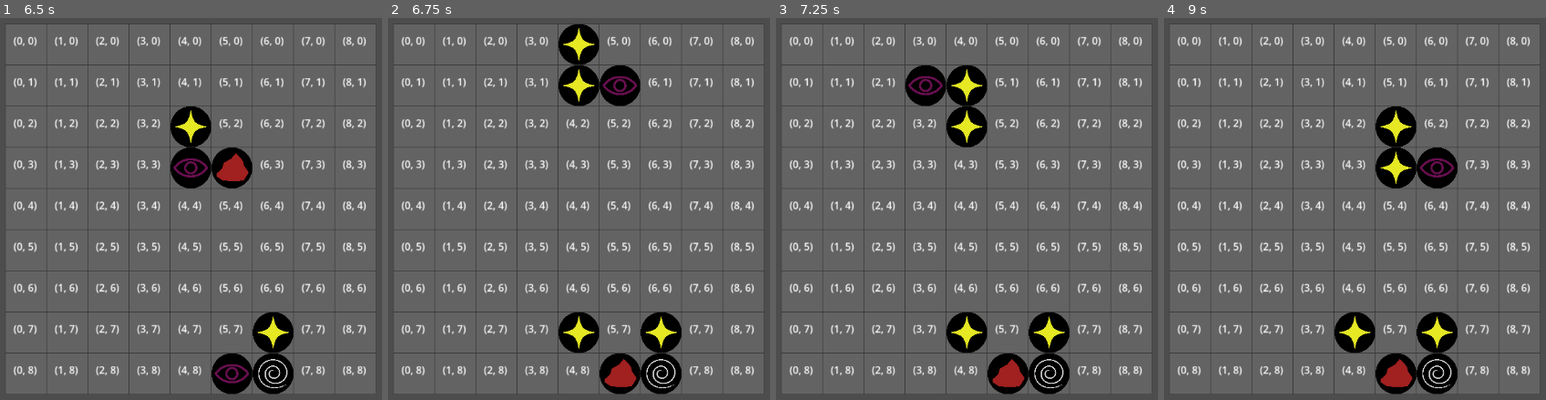
Above: before the commit, frames 1-4 (left to right).
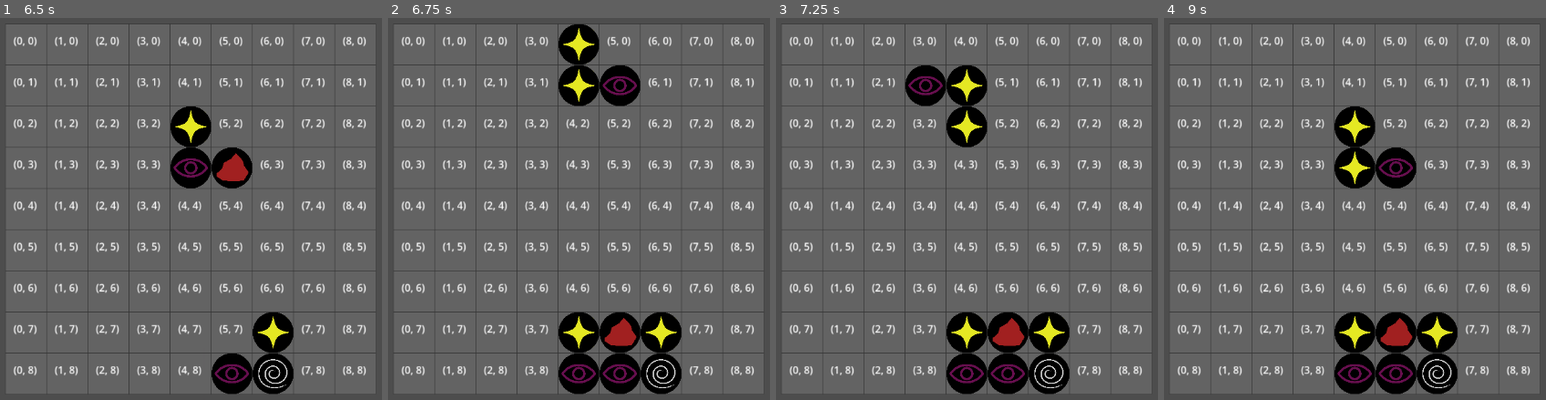
Above: after the commit, the same moments.

Repository: Jose-YP/PuzzlePrototype
Game: Godot game, scene res://Scenes/Main.tscn
The game is run twice, just before and just after one commit, with the same random seed, the same clock (stepped at 60 frames per second) and the same inputs.
Inputs:
- Up to frame 1 (6.5 s): tap Enter (ui_accept) at 0.5, 0.6, 0.77, 1.07, 1.35, 1.52, 1.82, 2.1, 2.75, 2.85, 3.02, 3.32, 3.6, 3.77, 4.07, 4.25, 4.35, 4.52, 4.82, 5.1, 5.75, 5.85, 6.02, 6.32 s; hold Right (ui_right) 0.53-1.28 s; hold Down (ui_down) 1.28-2.03 s; hold Right (ui_right) 2.03-2.78 s; hold Up (ui_up) 2.78-3.53 s; hold Left (ui_left) 3.53-5.03 s; tap Escape (ui_cancel) at 4.15 s; hold Down (ui_down) 5.03-5.78 s; hold Right (ui_right) from 5.78 s (still down)
- Up to frame 2 (6.75 s): release Right (ui_right) at 6.53 s; hold Up (ui_up) from 6.53 s (still down); tap Enter (ui_accept) at 6.6 s
- Up to frame 3 (7.25 s): keep holding Up (ui_up); tap Enter (ui_accept) at 6.77, 7.07 s
- Up to frame 4 (9 s): release Up (ui_up) at 7.28 s; hold Right (ui_right) 7.28-8.03 s; tap Enter (ui_accept) at 7.35, 7.52, 7.82, 8.1, 8.75, 8.85 s; hold Down (ui_down) 8.03-8.78 s; hold Left (ui_left) from 8.78 s (still down)

Frame 1 is identical in both runs. In frame 2, 2.3% of the frame differs, in the area x 44-67%, y 77-99%; in frame 3, 2.3%; in frame 4, 6.2%, in the area x 44-77%, y 23-99%.

Commit message:
Hard drop almost finished, right now it disapears in column 8

Diff:
--- a/Code/Scenes/Board.gd
+++ b/Code/Scenes/Board.gd
@@ -82,6 +82,12 @@
 			firstPos.x -= 1
 			secondPos.y += 1
 
+	var oldPos: Vector2 = find_piece(currentPiece.pieces[1])
+	var oldPos2: Vector2 = find_piece(currentPiece.pieces[2])
+
+	board[oldPos.x][oldPos.y] = null
+	board[oldPos2.x][oldPos2.y] = null
+
 	board[firstPos.x][firstPos.y] = currentPiece.pieces[1]
 	board[secondPos.x][secondPos.y] = currentPiece.pieces[2]
 
@@ -137,27 +143,6 @@
 
 	if Input.is_anything_pressed():
 		currentPiece.sync_position()
-
-func hard_drop(target) -> void:
-	print("From: ",currentPiece.gridPos, " To: ", target)
-	for i in (currentPiece.pieces.size()):
-		var pos: Vector2 = target[i]
-		board[currentPiece.gridPos[i].x][currentPiece.gridPos[i].y] = null
-
-		currentPiece.gridPos[i] = pos
-		board[pos.x][pos.y] = currentPiece.pieces[i]
-		currentPiece.positions[i].global_position = grid_to_pixel(pos)
-
-func drop() -> void:
-	#Both drop, up is hard drop, down is soft drop
-	if Input.is_action_just_pressed("ui_up"):
-		hard_drop(find_drop_bottom(currentPiece))
-		currentPiece.sync_position()
-		place()
-	if Input.is_action_just_pressed("ui_down") and can_move("Down"):
-		move_piece(1, "Y")
-		currentPiece.sync_position()
-		$Timers/SoftDrop.start()
 
 func place() -> void:
 	for i in range(currentPiece.pieces.size()):
@@ -170,6 +155,35 @@
 	currentPiece = null
 	spawn_piece()
 
+func hard_drop(target) -> void:
+	print("From: ",currentPiece.gridPos, " To: ", target)
+	print("\n break")
+	for i in (currentPiece.pieces.size()):
+		var pos: Vector2 = target[i]
+		board[currentPiece.gridPos[i].x][currentPiece.gridPos[i].y] = null
+
+		currentPiece.gridPos[i] = pos
+		board[pos.x][pos.y] = currentPiece.pieces[i]
+		currentPiece.positions[i].global_position = grid_to_pixel(pos)
+	currentPiece.sync_position()
+
+	print("Placed at: ", currentPiece.gridPos)
+	currentPiece.currentState = currentPiece.STATE.PLACED
+	currentPiece = null
+	display_board()
+	spawn_piece()
+	display_board()
+
+func drop() -> void:
+	#Both drop, up is hard drop, down is soft drop
+	if Input.is_action_just_pressed("ui_up"):
+		hard_drop(find_drop_bottom(currentPiece))
+
+	if Input.is_action_just_pressed("ui_down") and can_move("Down"):
+		move_piece(1, "Y")
+		currentPiece.sync_position()
+		$Timers/SoftDrop.start()
+
 func _process(delta) -> void:
 	if currentPiece.currentState == currentPiece.STATE.MOVE:
 		movement()
@@ -247,27 +261,39 @@
 			if finalPos[j] == pieces.gridPos[i]:
 				regularIndexes[j] = i
 
+	print(finalPos, pieces.gridPos, regularIndexes)
+	print("\n-----------Break----------")
+
 	for i in range(pieces.gridPos.size()): #Find lowest place for each piece
+		var regIndex = regularIndexes[i]
 		var column: int = int(finalPos[i].x)
+		print("Column: ",column," ",pieces.pieces[regIndex].currentType, finalPos[i])
 
 		for j in range(finalPos[i].y + 1, rules.height):
 			#First regular piece in current piece's column
-			if j >= rules.height - 1: #Floor is lowest if a piece wasn't found
-				print("Found Floor")
-				low[regularIndexes[i]] = Vector2(column,rules.height-1)
-				break
+			if j == rules.height - 1:
+				print("\nBreak")
 			if board[column][j] != null:
 				#If it's not in the current peice, place it normally
 				if not pieces.in_full_piece(board[column][j]):
-					print("Found piece")
-					low[regularIndexes[i]] = Vector2(column,j-1)
+					print("Found piece ",board[column][j].currentType, board[column][j],
+					 " at ", Vector2(column,j), " so ", Vector2(column,j-1))
+					low[regIndex] = Vector2(column,j-1)
 					break
 				else: #Else find where the current peice is and place it above there
-					print("Place bellow ", low[regularIndexes[i-1]], " So...", low[regularIndexes[i-1]].y - 1)
-					var above = low[regularIndexes[i-1]].y - 1
-					low[regularIndexes[i]] = Vector2(column,above)
+
+					var above = low[pieces.pieces.find(board[column][j])].y - 1
+					print("Place above ",board[column][j].currentType, low[regularIndexes[i - 1]],
+					 " So...", above)
+					low[regIndex] = Vector2(column,above)
 					break
-
+			if j >= rules.height - 1: #Floor is lowest if a piece wasn't found
+				print(pieces.pieces[regIndex].currentType, " Found Floor placing at ",Vector2(column,rules.height-1))
+				low[regIndex] = Vector2(column,rules.height-1)
+				break
+
+		if low[regIndex] == Vector2(-1,-1):
+			print("Oops")
 
 
 	print(pieces.gridPos, low)
@@ -378,6 +404,8 @@
 
 func display_board() -> void:
 	for j in rules.height:
+		if j == 8:
+			print()
 		var debugString: String
 		for i in rules.width:
 			if board[i][j] != null:
